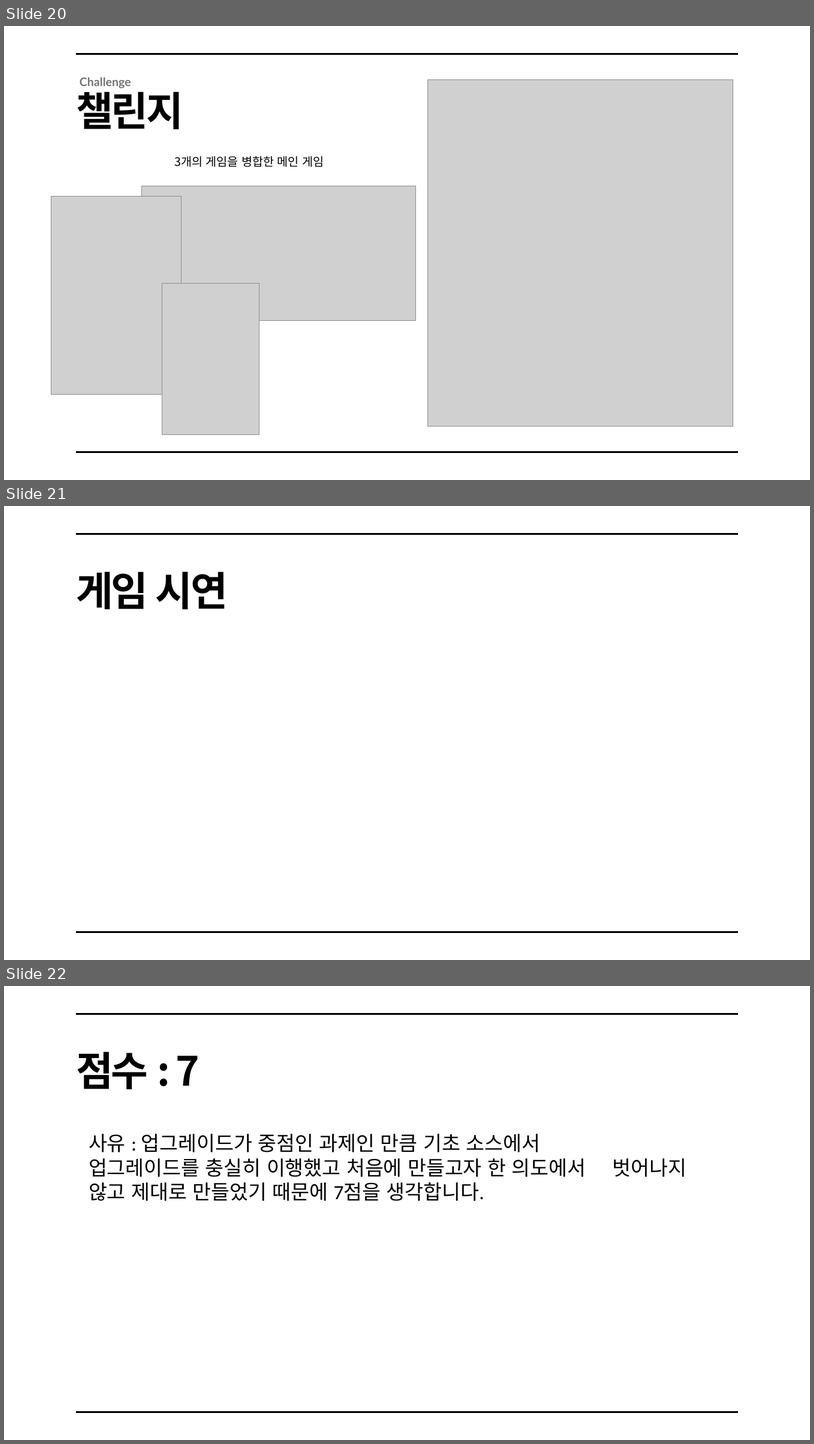
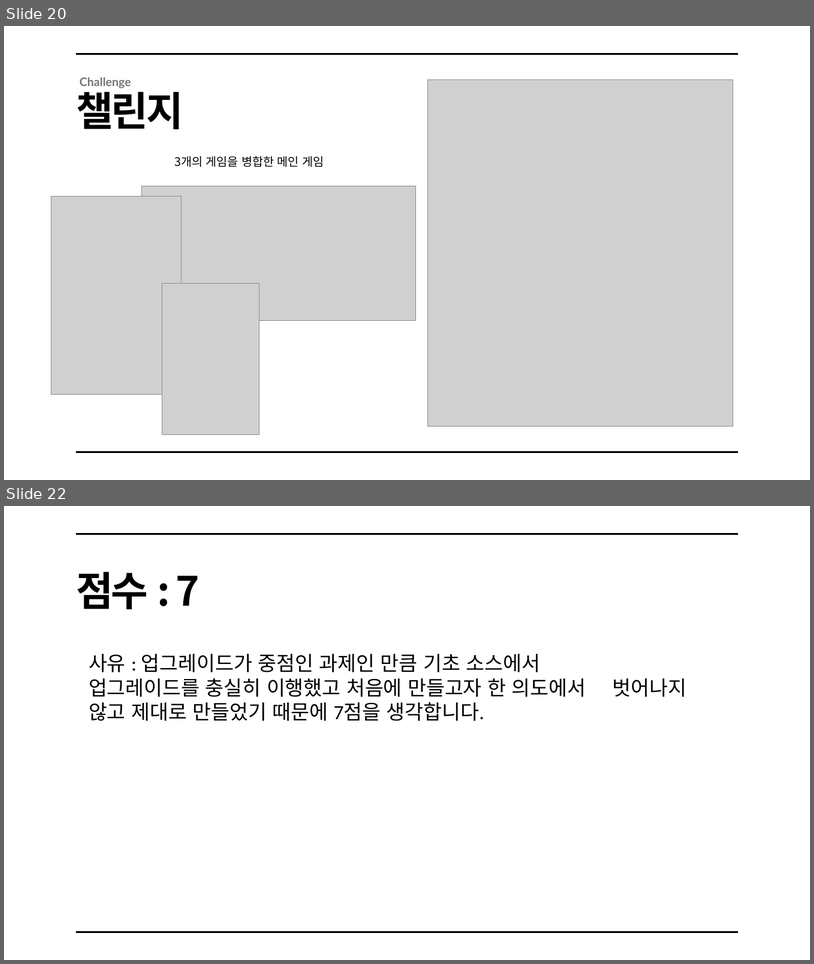
Before and after one commit to qkrtkdals962/gamp, a slide deck: 게임프로그래밍.pptx. Shown one above the other, each under a label of ours: slides 20, 21 and 22 before the commit, slides 20 and 22 after it; the slides between them are not shown. The pictures are 814x1444 and 814x964 pixels, drawn with LibreOffice and Linux fonts; fonts in the diff are those of the drawing; grey boxes stand for pictures; background and template pictures are left out. Boxes give left, top, right and bottom in pixels: in the first picture for what was removed or moved away, otherwise in the second. Text is boxed around its words. In the diff, an @@ line names an element or a change of style, - is before the commit and + after.

```diff
--- a/게임프로그래밍.pptx
+++ b/게임프로그래밍.pptx
@@ slide 21 removed at box(4, 506, 810, 960), background #FFFFFF @@
@@ line removed from (76, 534) to (738, 534) @@
@@ text removed at box(76, 571, 228, 609) @@
-게임 시연
@@ line removed from (76, 932) to (738, 932) @@
```
Also in this commit, not shown: 1 slide added, 1 other file.
